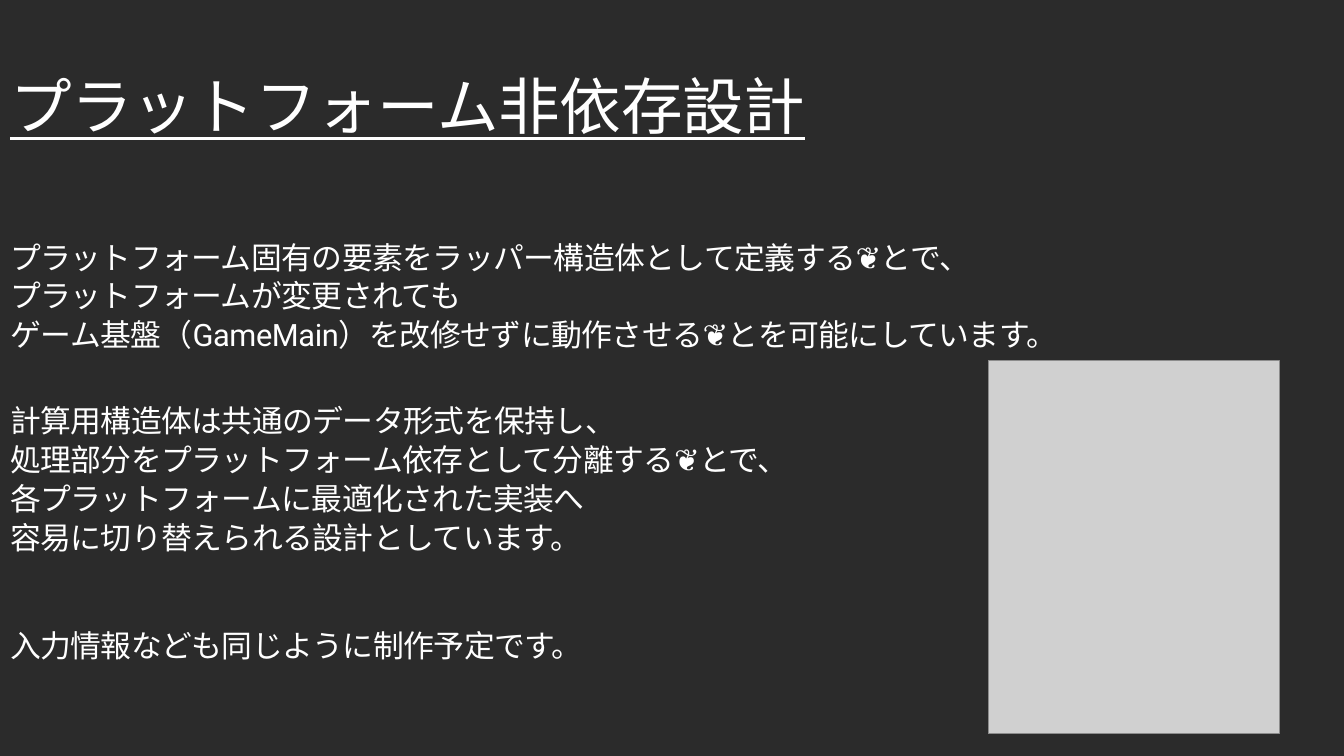
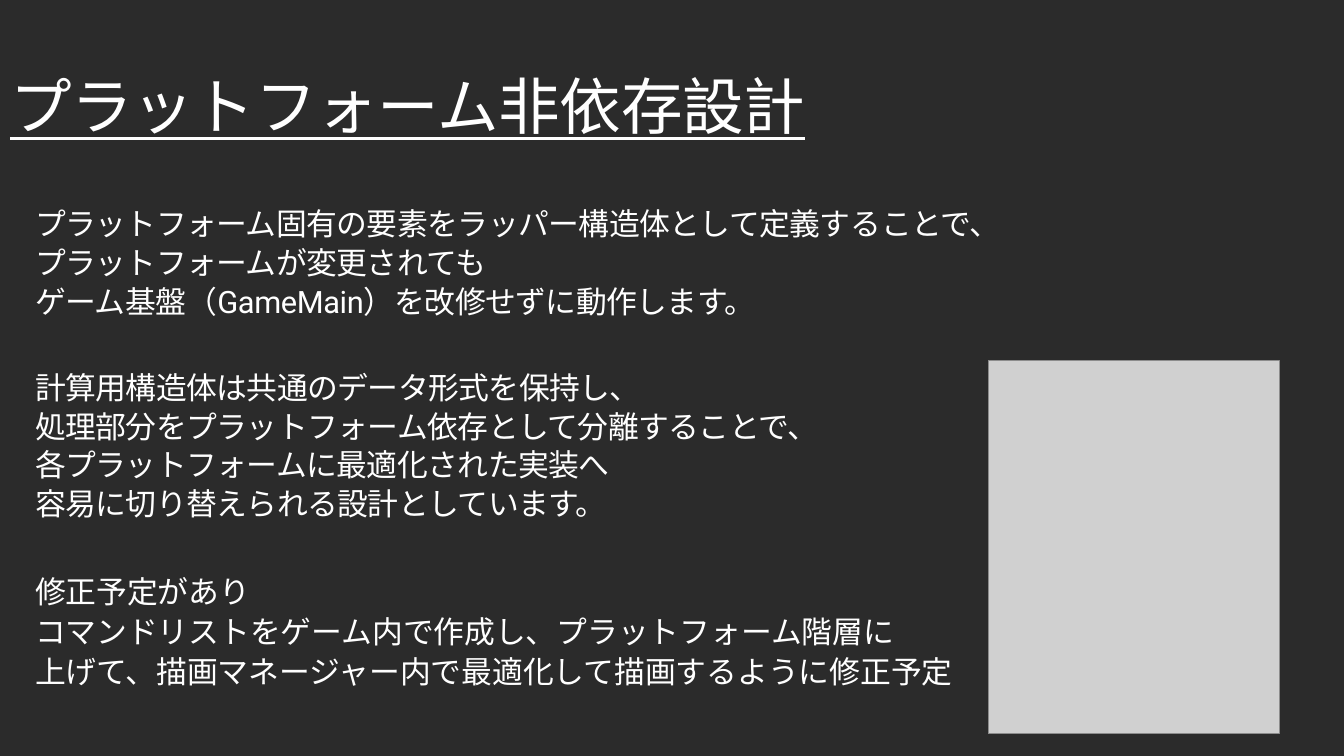
Before and after one commit to Takeshi0106/Action_Game, a slide deck: slide 4 of 作品詳細アピール.pptx (slide 7 before the commit). Drawn at 1344x756 pixels with LibreOffice and Linux fonts; fonts in the diff are those of the drawing; grey boxes stand for pictures; background and template pictures are left out; a plain dark background stands for a picture behind light text. Boxes give left, top, right and bottom in pixels: in the first picture for what was removed or moved away, otherwise in the second. Text is boxed around its words. In the diff, an @@ line names an element or a change of style, - is before the commit and + after.

```diff
--- a/作品詳細アピール.pptx
+++ b/作品詳細アピール.pptx
@@ text "プラットフォーム固有の要素をラッパー構造体として定義することで、": place and size @@
-text "プラットフォーム固有の要素をラッパー構造体として定義することで、" at [10, 243, 1057, 660]
+text "プラットフォーム固有の要素をラッパー構造体として定義することで、" at [35, 209, 1001, 518]
@@ text at [35, 209, 1001, 238]: text changed @@
-プラットフォーム固有の要素をラッパー構造体として定義する❦とで、
+プラットフォーム固有の要素をラッパー構造体として定義することで、
@@ text at [35, 287, 755, 316]: text changed @@
-ゲーム基盤（GameMain）を改修せずに動作させる❦とを可能にしています。
+ゲーム基盤（GameMain）を改修せずに動作します。
@@ text at [35, 412, 818, 441]: text changed @@
-処理部分をプラットフォーム依存として分離する❦とで、
+処理部分をプラットフォーム依存として分離することで、
@@ text added at [35, 577, 953, 686], 22 pt, text #FFFFFF @@
+修正予定があり
+コマンドリストをゲーム内で作成し、プラットフォーム階層に
+上げて、描画マネージャー内で最適化して描画するように修正予定
@@ text at [10, 631, 582, 660]: paragraph removed @@
-入力情報なども同じように制作予定です。
```
Also in this commit, not shown: 2 other slides changed, 3 slides added, 5 slides removed, 1 other file.
